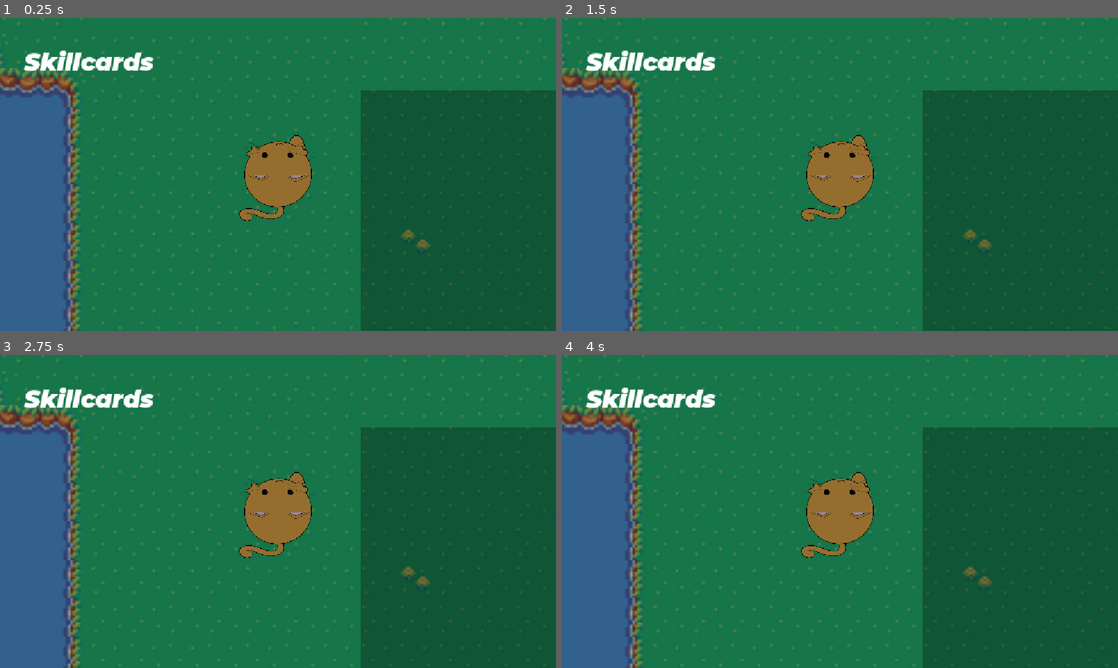
Above: before the commit, frames 1-4 (two rows, left to right).
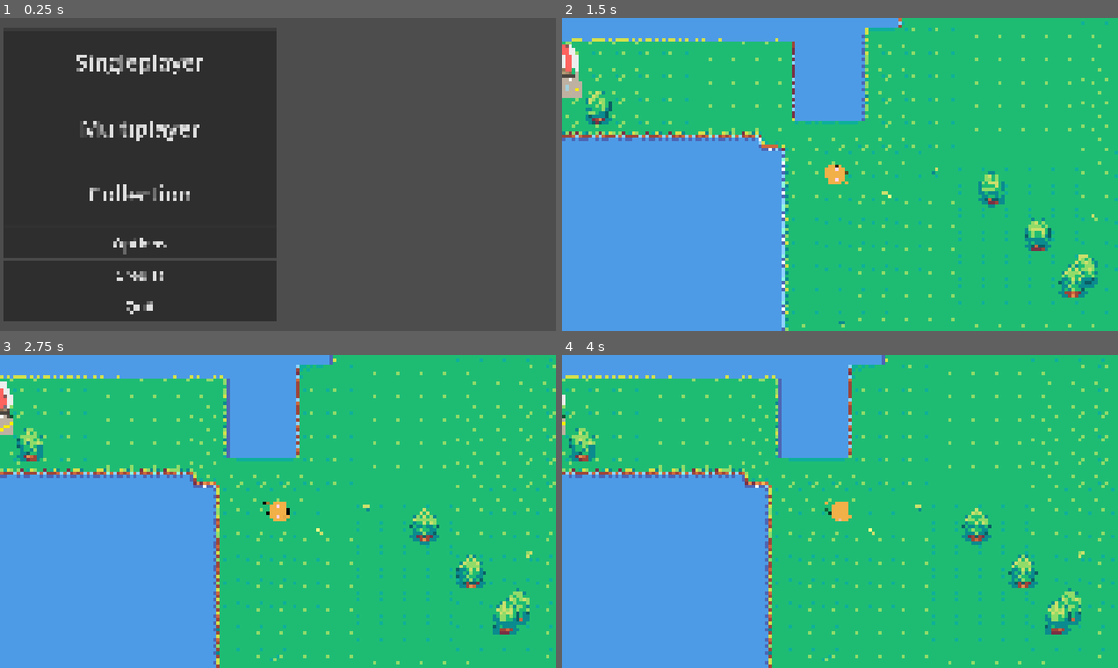
Above: after the commit, the same moments.

Repository: JiboVeryCS/UAM-2D
Game: Godot game, scene res://scenes/ui/mainmenu.tscn
Same seed, same stepped clock (60 frames per second), same inputs: the game is played once before the commit and once after it. Before the commit the project starts from res://scenes/maps/test_scene.tscn.
Inputs (mouse positions are in pixels of both pictures, inside the frame that each line leads up to):
- Up to frame 1 (0.25 s): no input
- Up to frame 2 (1.5 s): click (701, 61) at 0.5 s, where only the run after the commit has a clickable "Singleplayer"; tap Enter at 1.25 s; move the mouse to (962, 158) at 1.27 s; hold Ctrl (ctrl, bound only after the commit) from 1.28 s (still down); tap A (a, bound only after the commit) at 1.35 s
- Up to frame 3 (2.75 s): move the mouse to (166, 527) at 2.02 s; release Ctrl (ctrl, bound only after the commit) at 2.03 s; tap Ctrl (ctrl, bound only after the commit) at 2.1 s; tap D (d, bound only after the commit) at 2.3 s
- Up to frame 4 (4 s): move the mouse to (895, 442) at 2.77 s; tap D (d, bound only after the commit) at 2.85 s; click (895, 442) at 3.05 s; move the mouse to (812, 574) at 3.52 s; click (812, 574) at 3.6 s; tap Middle mouse button (mousewheel, bound only after the commi… at 3.8 s

The runs differ from the first frame. In frame 1, 100% of the frame differs, in the area x 0-100%, y 0-100%; in frame 2, 100%; in frame 3, 100%; in frame 4, 100%.
Error before the commit: Parse Error: Identifier "GameManager" not declared in the current scope. (res://players/player_class.gd:60)

Commit message:
Project Settings bug fixed

Diff:
--- a/project.godot
+++ b/project.godot
@@ -10,15 +10,99 @@
 
 [application]
 
-config/name="UAM 2D"
-run/main_scene="uid://bbbuci1lpfj68"
-config/features=PackedStringArray("4.7", "Forward Plus")
-config/icon="res://icon.svg"
+config/name="unnamed asym multiplayer (UAM)"
+run/main_scene="uid://c41urxr6hrftv"
+config/features=PackedStringArray("4.7", "GL Compatibility")
+config/icon="uid://diyosl52gxaas"
+
+[autoload]
+
+GameManager="*uid://b7t4guitsndag"
+MathManager="*uid://hl2mppry16cd"
 
 [display]
 
+window/size/viewport_width=3840
+window/size/viewport_height=2160
+window/size/mode=3
+window/size/window_width_override=1920
+window/size/window_height_override=1080
 window/stretch/mode="canvas_items"
-window/stretch/aspect="expand"
+
+[global_group]
+
+Map=""
+environment=""
+player=""
+items=""
+
+[input]
+
+w={
+"deadzone": 0.2,
+"events": [Object(InputEventKey,"resource_local_to_scene":false,"resource_name":"","device":-1,"window_id":0,"alt_pressed":false,"shift_pressed":false,"ctrl_pressed":false,"meta_pressed":false,"pressed":false,"keycode":0,"physical_keycode":87,"key_label":0,"unicode":119,"location":0,"echo":false,"script":null)
+]
+}
+a={
+"deadzone": 0.2,
+"events": [Object(InputEventKey,"resource_local_to_scene":false,"resource_name":"","device":-1,"window_id":0,"alt_pressed":false,"shift_pressed":false,"ctrl_pressed":false,"meta_pressed":false,"pressed":false,"keycode":0,"physical_keycode":65,"key_label":0,"unicode":97,"location":0,"echo":false,"script":null)
+]
+}
+s={
+"deadzone": 0.2,
+"events": [Object(InputEventKey,"resource_local_to_scene":false,"resource_name":"","device":-1,"window_id":0,"alt_pressed":false,"shift_pressed":false,"ctrl_pressed":false,"meta_pressed":false,"pressed":false,"keycode":0,"physical_keycode":83,"key_label":0,"unicode":115,"location":0,"echo":false,"script":null)
+]
+}
+d={
+"deadzone": 0.2,
+"events": [Object(InputEventKey,"resource_local_to_scene":false,"resource_name":"","device":-1,"window_id":0,"alt_pressed":false,"shift_pressed":false,"ctrl_pressed":false,"meta_pressed":false,"pressed":false,"keycode":0,"physical_keycode":68,"key_label":0,"unicode":100,"location":0,"echo":false,"script":null)
+]
+}
+ctrl={
+"deadzone": 0.2,
+"events": [Object(InputEventKey,"resource_local_to_scene":false,"resource_name":"","device":-1,"window_id":0,"alt_pressed":false,"shift_pressed":false,"ctrl_pressed":false,"meta_pressed":false,"pressed":false,"keycode":0,"physical_keycode":4194326,"key_label":0,"unicode":0,"location":0,"echo":false,"script":null)
+]
+}
+leftclick={
+"deadzone": 0.2,
+"events": [Object(InputEventMouseButton,"resource_local_to_scene":false,"resource_name":"","device":-1,"window_id":0,"alt_pressed":false,"shift_pressed":false,"ctrl_pressed":false,"meta_pressed":false,"button_mask":0,"position":Vector2(0, 0),"global_position":Vector2(0, 0),"factor":1.0,"button_index":1,"canceled":false,"pressed":false,"double_click":false,"script":null)
+]
+}
+rightclick={
+"deadzone": 0.2,
+"events": [Object(InputEventMouseButton,"resource_local_to_scene":false,"resource_name":"","device":-1,"window_id":0,"alt_pressed":false,"shift_pressed":false,"ctrl_pressed":false,"meta_pressed":false,"button_mask":2,"position":Vector2(57, 11),"global_position":Vector2(66, 59),"factor":1.0,"button_index":2,"canceled":false,"pressed":true,"double_click":false,"script":null)
+]
+}
+q={
+"deadzone": 0.2,
+"events": [Object(InputEventKey,"resource_local_to_scene":false,"resource_name":"","device":-1,"window_id":0,"alt_pressed":false,"shift_pressed":false,"ctrl_pressed":false,"meta_pressed":false,"pressed":false,"keycode":0,"physical_keycode":81,"key_label":0,"unicode":113,"location":0,"echo":false,"script":null)
+]
+}
+scrollwheel_up={
+"deadzone": 0.2,
+"events": [Object(InputEventMouseButton,"resource_local_to_scene":false,"resource_name":"","device":-1,"window_id":0,"alt_pressed":false,"shift_pressed":false,"ctrl_pressed":false,"meta_pressed":false,"button_mask":8,"position":Vector2(233, 21),"global_position":Vector2(242, 69),"factor":1.0,"button_index":4,"canceled":false,"pressed":true,"double_click":false,"script":null)
+]
+}
+scrollwheel_down={
+"deadzone": 0.2,
+"events": [Object(InputEventMouseButton,"resource_local_to_scene":false,"resource_name":"","device":-1,"window_id":0,"alt_pressed":false,"shift_pressed":false,"ctrl_pressed":false,"meta_pressed":false,"button_mask":16,"position":Vector2(261, 19),"global_position":Vector2(270, 67),"factor":1.0,"button_index":5,"canceled":false,"pressed":true,"double_click":false,"script":null)
+]
+}
+esc={
+"deadzone": 0.2,
+"events": [Object(InputEventKey,"resource_local_to_scene":false,"resource_name":"","device":-1,"window_id":0,"alt_pressed":false,"shift_pressed":false,"ctrl_pressed":false,"meta_pressed":false,"pressed":false,"keycode":0,"physical_keycode":4194305,"key_label":0,"unicode":0,"location":0,"echo":false,"script":null)
+]
+}
+tab={
+"deadzone": 0.2,
+"events": [Object(InputEventKey,"resource_local_to_scene":false,"resource_name":"","device":-1,"window_id":0,"alt_pressed":false,"shift_pressed":false,"ctrl_pressed":false,"meta_pressed":false,"pressed":false,"keycode":0,"physical_keycode":4194306,"key_label":0,"unicode":0,"location":0,"echo":false,"script":null)
+]
+}
+mousewheel={
+"deadzone": 0.2,
+"events": [Object(InputEventMouseButton,"resource_local_to_scene":false,"resource_name":"","device":-1,"window_id":0,"alt_pressed":false,"shift_pressed":false,"ctrl_pressed":false,"meta_pressed":false,"button_mask":4,"position":Vector2(113, 5),"global_position":Vector2(122, 53),"factor":1.0,"button_index":3,"canceled":false,"pressed":true,"double_click":false,"script":null)
+]
+}
 
 [physics]
 
@@ -26,4 +110,7 @@
 
 [rendering]
 
+textures/canvas_textures/default_texture_filter=0
 rendering_device/driver.windows="d3d12"
+renderer/rendering_method="gl_compatibility"
+renderer/rendering_method.mobile="gl_compatibility"
